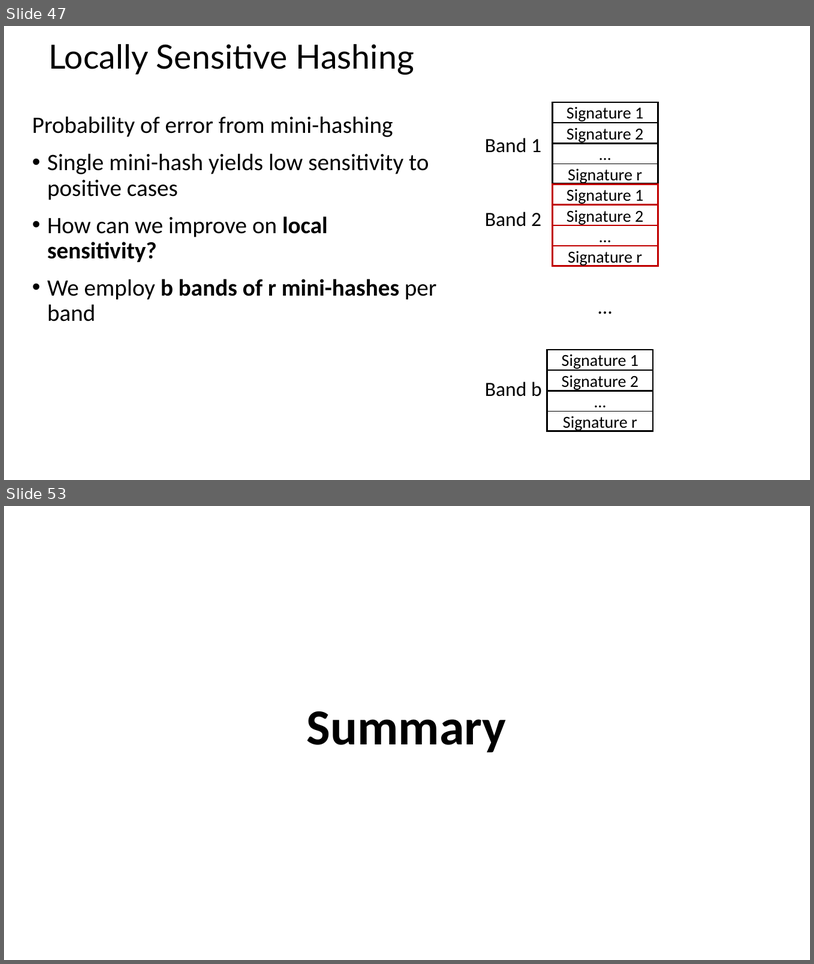
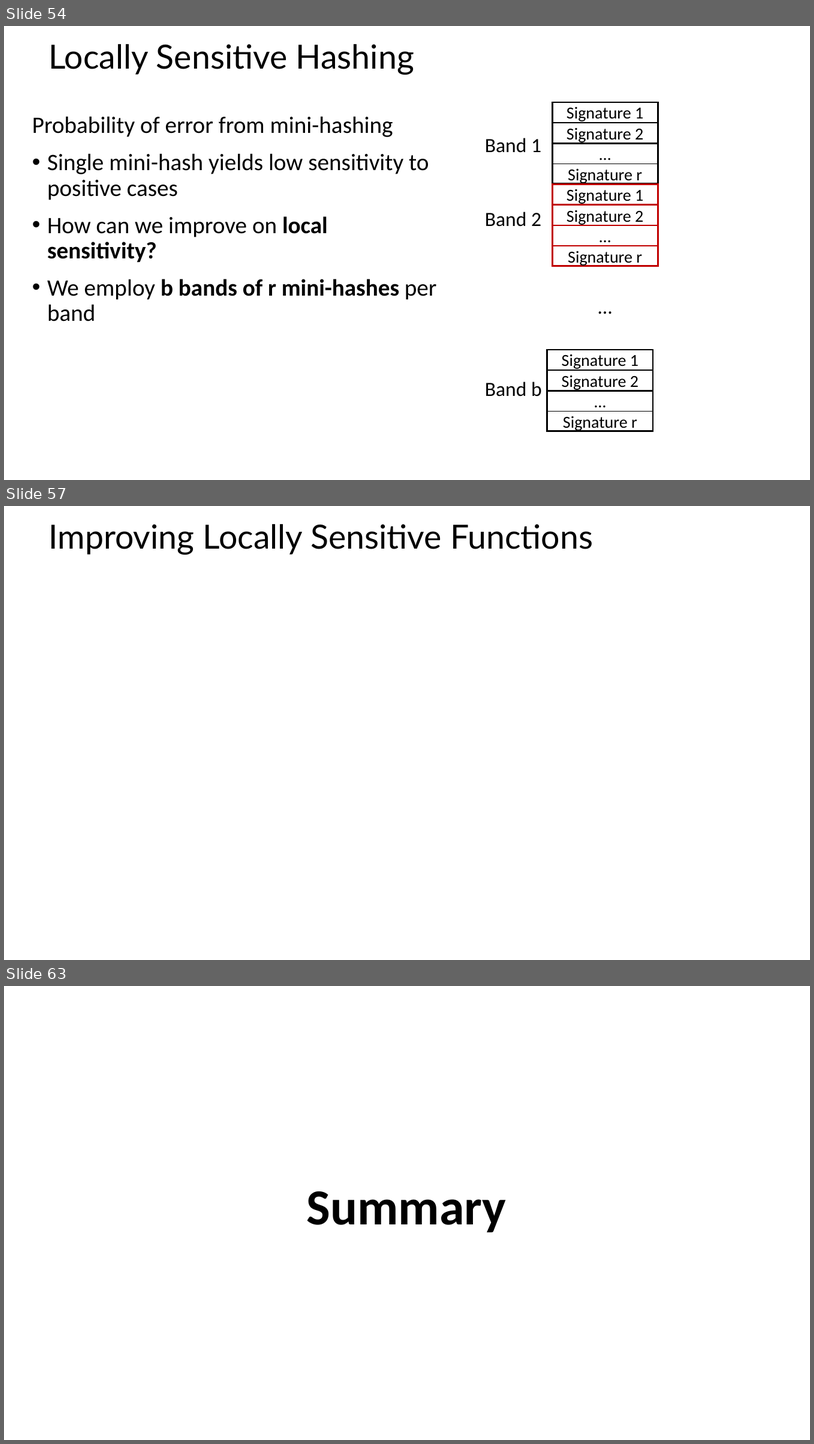
Before and after one commit to StephenElston/CSCI-E-108, a slide deck: slides/9_EfficientSimilaritySearch_Part2.pptx. Shown one above the other, each under a label of ours: slides 47 and 53 before the commit, slides 54, 57 and 63 after it; the slides between them are not shown. The pictures are 814x964 and 814x1444 pixels, drawn with LibreOffice and Linux fonts; fonts in the diff are those of the drawing; grey boxes stand for pictures. Boxes give left, top, right and bottom in pixels: in the first picture for what was removed or moved away, otherwise in the second. Text is boxed around its words. In the diff, an @@ line names an element or a change of style, - is before the commit and + after.

```diff
--- a/slides/9_EfficientSimilaritySearch_Part2.pptx
+++ b/slides/9_EfficientSimilaritySearch_Part2.pptx
@@ slide 57 added at box(4, 506, 810, 960), background #FFFFFF @@
@@ title added at box(48, 524, 593, 555), 39.6 pt, text #000000 @@
+Improving Locally Sensitive Functions
@@ what was slide 47 is now slide 54 @@
@@ what was slide 53 is now slide 63 @@
```
Also in this commit, not shown: 1 slide changed, 9 other slides added.
